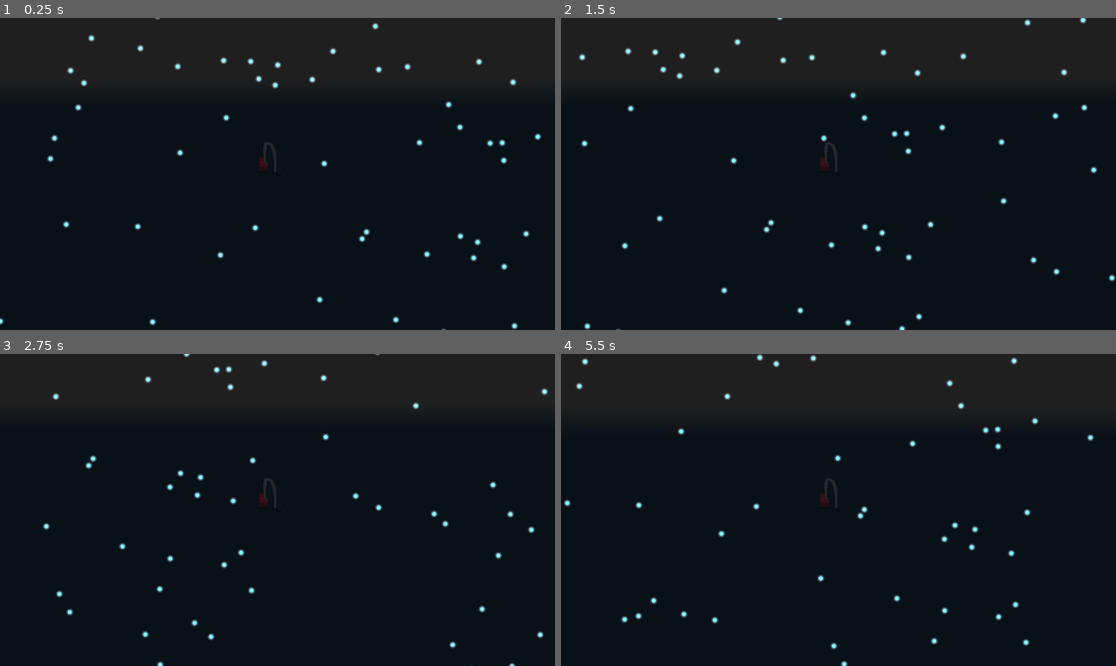
Above: before the commit, frames 1-4 (two rows, left to right).
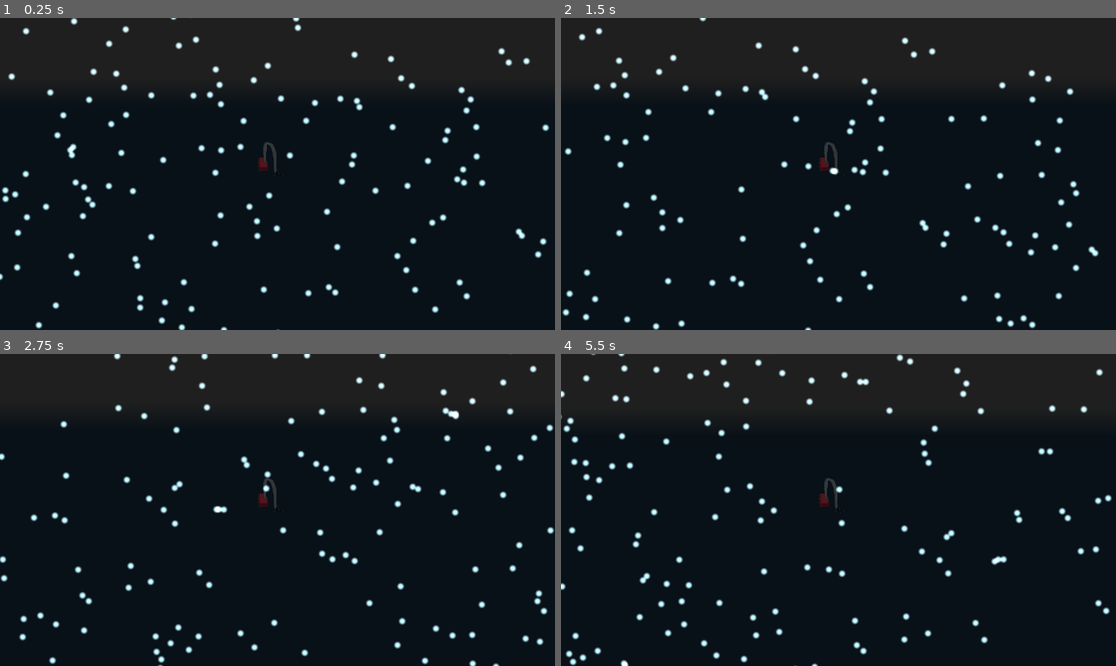
Above: after the commit, the same moments.

Repository: a-m-muru/ut-sinacosa-24
Game: Godot game, scene res://test/kosmosetolmuimejaprototyyp.tscn
Same seed, same stepped clock (60 frames per second), same inputs: the game is played once before the commit and once after it. The project has no main scene, so this scene is started directly. The engine's default icon, where the game draws it, is replaced by a stand-in: a white triangle on a blue panel in a dark square.
Inputs (mouse positions are in pixels of both pictures, inside the frame that each line leads up to):
- Up to frame 1 (0.25 s): no input
- Up to frame 2 (1.5 s): move the mouse to (960, 158) at 0.52 s; hold D (move_right) 0.53-1.28 s; hold Shift (sprint) 0.53-1.28 s; click (960, 158) at 0.67 s; move the mouse to (727, 189) at 1.27 s; hold S (move_down) from 1.28 s (still down); tap Shift (sprint) at 1.35 s
- Up to frame 3 (2.75 s): move the mouse to (333, 441) at 2.02 s; release S (move_down) at 2.03 s; hold D (move_right) from 2.03 s (still down); hold Shift (sprint) from 2.03 s (still down)
- Up to frame 4 (5.5 s): move the mouse to (810, 572) at 2.77 s; release D (move_right) at 2.78 s; release Shift (sprint) at 2.78 s; hold W (move_up) 2.78-3.53 s; tap Shift (sprint) at 2.85, 4.35 s; click (810, 572) at 2.92 s; move the mouse to (1005, 556) at 3.52 s; hold Shift (sprint) 3.53-4.28 s; hold A (move_left) 3.53-5.03 s; move the mouse to (672, 463) at 4.27 s; move the mouse to (866, 510) at 5.02 s; hold S (move_down) from 5.03 s (still down); hold Shift (sprint) from 5.03 s (still down); click (866, 510) at 5.17 s

The runs differ from the first frame. In frame 1, 4.2% of the frame differs, in the area x 0-99%, y 0-100%; in frame 2, 4.0%; in frame 3, 4.0%; in frame 4, 4.0%.

Commit message:
big background images

Diff:
--- a/autoload/global.gd
+++ b/autoload/global.gd
@@ -1,11 +1,4 @@
 extends Node
 
-
-# Called when the node enters the scene tree for the first time.
-func _ready() -> void:
-	pass # Replace with function body.
-
-
-# Called every frame. 'delta' is the elapsed time since the previous frame.
-func _process(delta: float) -> void:
-	pass
+var remaining_stars := {}
+var star_noise := FastNoiseLite.new()
--- a/scenes/vacuum/distance_star_curve.tres
+++ b/scenes/vacuum/distance_star_curve.tres
@@ -3,5 +3,5 @@
 [resource]
 min_value = 60.0
 max_value = 240.0
-_data = [Vector2(0, 240), 0.0, 0.0, 0, 0, Vector2(0.18481, 134.733), 0.0, 0.0, 0, 0, Vector2(0.609337, 125.961), -17.0014, -17.0014, 0, 0, Vector2(1, 60), 0.0, 0.0, 0, 0]
+_data = [Vector2(0, 240), 0.0, 0.0, 0, 0, Vector2(0.296203, 236.71), 0.0, 0.0, 0, 0, Vector2(0.609337, 125.961), -17.0014, -17.0014, 0, 0, Vector2(1, 60), 0.0, 0.0, 0, 0]
 point_count = 4
--- a/scenes/vacuum/imeja.gd
+++ b/scenes/vacuum/imeja.gd
@@ -73,7 +73,7 @@
 		#, CONNECT_ONE_SHOT)
 		var star_speed := DISTANCE_STAR_CURVE.sample_baked(star_distance)
 		star.global_position = (star.global_position.move_toward(global_position,
-				delta * star_speed))
+				delta * star_speed * 2))
 		if star_distance > 2:
 			_star_exited(star)
 	for star in _affected_stars:
--- /dev/null
+++ b/scenes/world/space/region.gd
@@ -0,0 +1,32 @@
+class_name Region extends Node2D
+
+const STAR := preload("res://scenes/world/stars/star.tscn")
+const SIZE := Vector2(1920, 1920)
+
+var desired_stars := 300
+var reg_position := Vector2()
+
+
+#func _draw() -> void:
+	#draw_rect(Rect2(-SIZE/2, SIZE), Color(Color.PURPLE, 0.3))
+	#draw_rect(Rect2(-SIZE/2, SIZE), Color(Color.PURPLE), false)
+
+
+func _ready() -> void:
+	if reg_position in GLOBAL.remaining_stars:
+		desired_stars = GLOBAL.remaining_stars[reg_position]
+	for i in desired_stars:
+		var star := STAR.instantiate()
+		star.position = Vector2(randf_range(-SIZE.x/2, SIZE.x/2), randf_range(-SIZE.y/2, SIZE.y/2))
+		var nsample := GLOBAL.star_noise.get_noise_2dv(star.global_position)
+		star.direction = Vector2(randfn(0, 1), randfn(0, 1)) * 10 * nsample
+		star.global_position += Vector2(nsample, nsample) * 50
+		add_child(star)
+
+
+func save_removed_stars() -> void:
+	GLOBAL.remaining_stars[reg_position] = get_child_count()
+
+
+static func region_position(gpos: Vector2) -> Vector2:
+	return ((gpos + SIZE/2) / SIZE).floor()
--- /dev/null
+++ b/scenes/world/space/regions.gd
@@ -0,0 +1,51 @@
+class_name Regions extends Node2D
+
+const NEIGHBOUR_REGS := [Vector2.LEFT, Vector2.RIGHT,
+	Vector2.UP, Vector2.DOWN,
+	Vector2(1, 1), Vector2(-1, 1),
+	Vector2(1, -1), Vector2(-1, -1)]
+
+@export var follow: Node2D
+var _follow_reg_pos: Vector2
+
+var by_position := {}
+
+
+func _ready() -> void:
+	create_region_neighbours(Vector2(0, 0))
+
+
+func create_region_neighbours(center_region_pos: Vector2) -> void:
+	for n in NEIGHBOUR_REGS:
+		create_region(center_region_pos + n)
+	create_region(center_region_pos)
+
+
+func create_region(region_pos: Vector2) -> void:
+	if not region_pos in by_position:
+		var new_region := Region.new()
+		by_position[region_pos] = new_region
+		new_region.name = str(region_pos)
+		new_region.reg_position = region_pos
+		new_region.global_position = Region.SIZE * region_pos
+		add_child(new_region)
+
+
+func _process(delta: float) -> void:
+	var reg_pos := Region.region_position(follow.global_position)
+	if reg_pos != _follow_reg_pos:
+		create_region_neighbours(reg_pos)
+		_follow_reg_pos = reg_pos
+		_process_faraway_regions()
+
+
+func _process_faraway_regions() -> void:
+	var keys_to_erase := []
+	for region_pos: Vector2 in by_position.keys():
+		var region: Region = by_position[region_pos]
+		if region_pos.distance_squared_to(_follow_reg_pos) > 4:
+			region.save_removed_stars()
+			region.queue_free()
+			keys_to_erase.append(region_pos)
+	for region_pos in keys_to_erase:
+		by_position.erase(region_pos)
--- /dev/null
+++ b/scenes/world/space/space.tscn
@@ -0,0 +1,49 @@
+[gd_scene load_steps=5 format=3 uid="uid://cq816myq7141v"]
+
+[ext_resource type="PackedScene" uid="uid://b15m1keqts6qx" path="res://scenes/vacuum/vacuum.tscn" id="1_5b2y4"]
+[ext_resource type="Texture2D" uid="uid://dhynb47tkieqa" path="res://scenes/world/space/space.png" id="1_m2pxj"]
+[ext_resource type="Texture2D" uid="uid://w154fcppjdrg" path="res://scenes/world/space/mist.png" id="2_f1yad"]
+[ext_resource type="Script" path="res://scenes/world/space/regions.gd" id="2_n8axi"]
+
+[node name="Space" type="Node2D"]
+
+[node name="SpaceLayer" type="Parallax2D" parent="."]
+scroll_scale = Vector2(0.065, 0.065)
+repeat_size = Vector2(3840, 2160)
+repeat_times = 3
+
+[node name="Space" type="Sprite2D" parent="SpaceLayer"]
+position = Vector2(-845, -320)
+texture = ExtResource("1_m2pxj")
+
+[node name="MistLayer" type="Parallax2D" parent="."]
+scroll_scale = Vector2(0.235, 0.235)
+repeat_size = Vector2(3840, 2160)
+autoscroll = Vector2(5.81, 2.34)
+repeat_times = 3
+
+[node name="Space" type="Sprite2D" parent="MistLayer"]
+position = Vector2(-845, -320)
+texture = ExtResource("2_f1yad")
+
+[node name="MistLayer2" type="Parallax2D" parent="."]
+scroll_scale = Vector2(0.235, 0.305)
+scroll_offset = Vector2(1800, 600)
+repeat_size = Vector2(3840, 2160)
+autoscroll = Vector2(24, 2.34)
+repeat_times = 3
+
+[node name="Space" type="Sprite2D" parent="MistLayer2"]
+modulate = Color(0.617301, 0.618394, 0.797638, 0.697)
+position = Vector2(495, 165)
+texture = ExtResource("2_f1yad")
+flip_h = true
+
+[node name="Vacuum" parent="." instance=ExtResource("1_5b2y4")]
+
+[node name="Camera2D" type="Camera2D" parent="Vacuum"]
+zoom = Vector2(0.515, 0.515)
+
+[node name="Regions" type="Node2D" parent="." node_paths=PackedStringArray("follow")]
+script = ExtResource("2_n8axi")
+follow = NodePath("../Vacuum")
--- a/scenes/world/stars/star.gd
+++ b/scenes/world/stars/star.gd
@@ -1 +1,21 @@
 class_name Star extends Area2D
+
+const DECEL := 400
+
+var _velocity: Vector2
+var direction: Vector2
+
+
+func _physics_process(delta: float) -> void:
+	_velocity = _velocity.move_toward(Vector2.ZERO, DECEL * delta)
+
+	global_position += _velocity * delta
+	global_position += direction * delta
+
+
+func set_velocity(velo: Vector2) -> void:
+	_velocity = velo
+
+
+func apply_impulse(impulse: Vector2) -> void:
+	_velocity += impulse
--- a/test/kosmosetolmuimejaprototyyp.gd
+++ b/test/kosmosetolmuimejaprototyyp.gd
@@ -14,10 +14,11 @@
 
 
 func _ready() -> void:
-	for i in 5000:
+	for i in 500:
 		var taht := TAHT.instantiate()
-		taht.global_position = Vector2(randf_range(-window_size.x, window_size.x), randf_range(-window_size.y, window_size.y)) * 5
+		taht.global_position = Vector2(randf_range(-window_size.x, window_size.x), randf_range(-window_size.y, window_size.y)) * 1
 		star_parent.add_child(taht)
+		taht.direction = Vector2(randf_range(-1, 1), randf_range(-1, 1)) * 4
 	_start_timer()
 
 
--- a/test/kosmosetolmuimejaprototyyp.tscn
+++ b/test/kosmosetolmuimejaprototyyp.tscn
@@ -32,4 +32,4 @@
 environment = SubResource("Environment_7g3b8")
 
 [node name="CanvasModulate" type="CanvasModulate" parent="."]
-color = Color(0.577008, 0.577008, 0.577008, 1)
+color = Color(0.907942, 0.907942, 0.907942, 1)
Binary file added: scenes/gui/title.png
Not shown, added: scenes/gui/title.png.import
Not shown, added: scenes/world/space/mist.png.import
Not shown, added: scenes/world/space/space.png.import
Not shown, added: scenes/world/space/mist.png
Not shown, added: scenes/world/space/space.png
